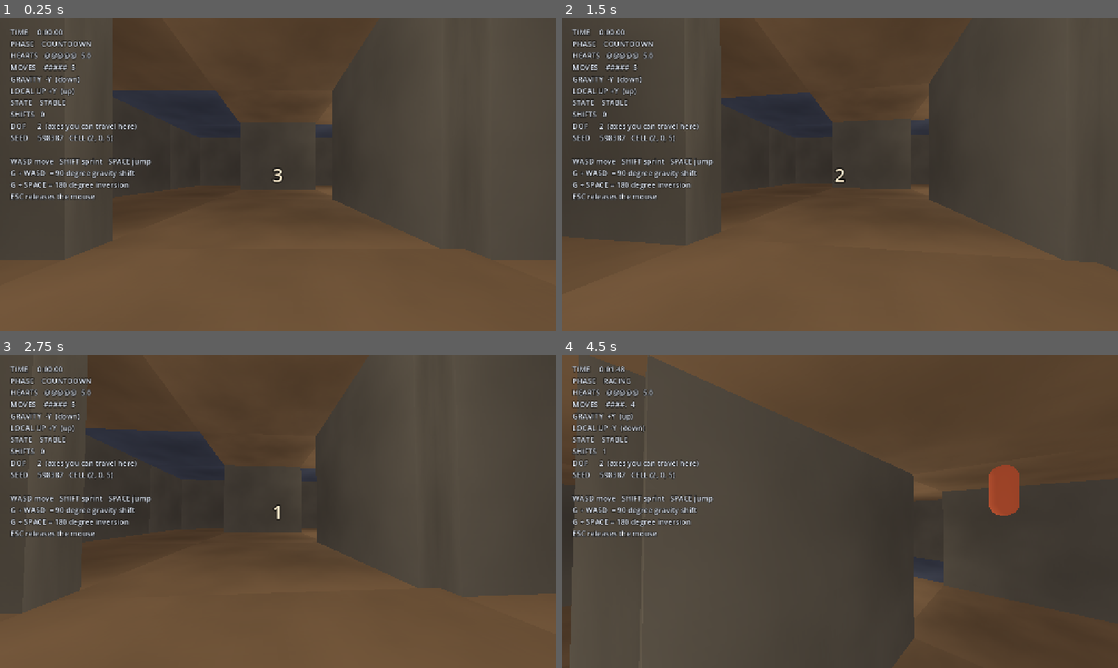
Above: before the commit, frames 1-4 (two rows, left to right).
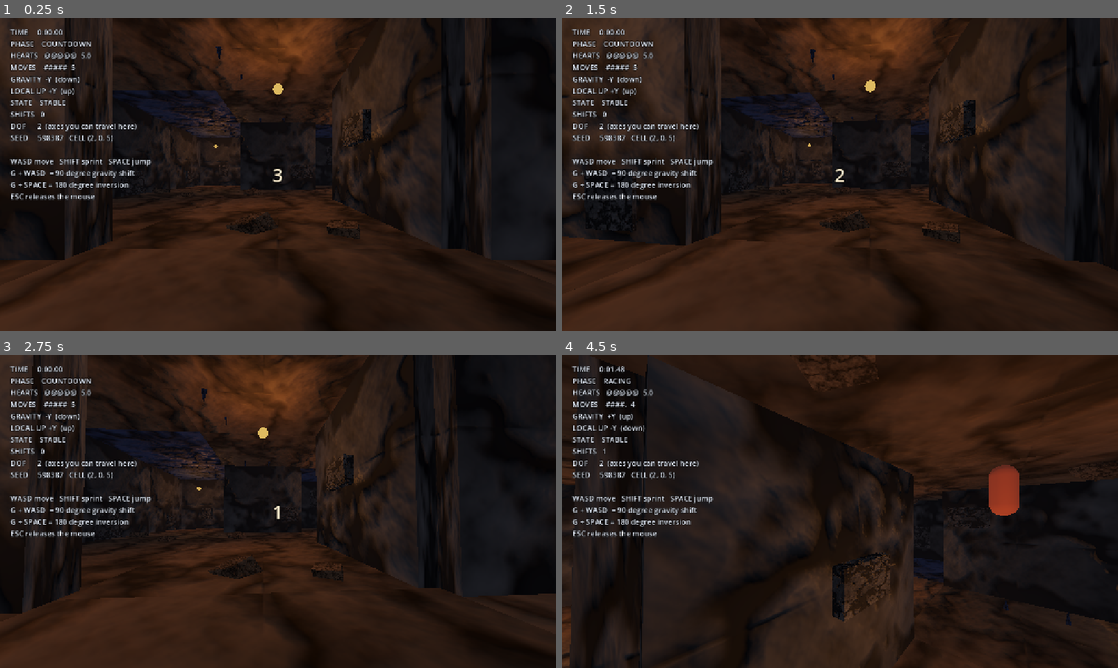
Above: after the commit, the same moments.

Repository: mdraihankabirsifat/Optimus
Game: Godot game, scene res://scenes/game/game_world.tscn
Two runs of this game, one before a commit and one after it. Both use one fixed random seed, a clock stepped at 60 frames per second and the inputs below.
Inputs (mouse positions are in pixels of both pictures, inside the frame that each line leads up to):
- Up to frame 1 (0.25 s): no input
- Up to frame 2 (1.5 s): tap Enter at 0.5 s; move the mouse to (867, 174) at 0.52 s; hold G (gravity_mod) 0.53-1.28 s; hold W (move_forward) from 0.53 s (still down); tap Space (jump) at 0.77, 1.25 s; move the mouse to (812, 174) at 1.27 s; tap Shift (sprint) at 1.35 s
- Up to frame 3 (2.75 s): keep holding W (move_forward); tap Space (jump) at 1.52 s; tap Enter at 2 s; move the mouse to (289, 505) at 2.02 s; hold G (gravity_mod) from 2.03 s (still down)
- Up to frame 4 (4.5 s): keep holding W (move_forward); tap Space (jump) at 2.75, 3.02, 3.77 s; move the mouse to (834, 517) at 2.77 s; release G (gravity_mod) at 2.78 s; tap Shift (sprint) at 2.85, 4.35 s; move the mouse to (878, 514) at 3.52 s; hold G (gravity_mod) 3.53-4.28 s; move the mouse to (795, 508) at 4.27 s

The runs differ from the first frame. In frame 1, 91% of the frame differs, in the area x 0-100%, y 0-100%; in frame 2, 90%; in frame 3, 92%; in frame 4, 92%.

Commit message:
ART-001: textured, lit, detailed stone cave
The cave read as untextured boxes because nothing had a normal map - every slab was
lit perfectly flat no matter what sat behind it. tools/gen_textures.py now
synthesises the whole stone set (albedo, normal, roughness, AO) from noise, so
there is nothing to licence, nothing to credit, and a few hundred KB added to the
web build. Regenerate any time with python3 tools/gen_textures.py.

Geometry batches are now split per surface kind AND per Y level. The GL
Compatibility renderer picks lights per object, so a single MultiMesh spanning
every floor in the cave was being lit by whichever lights sat nearest its centre
rather than the ones beside the surface you were standing on.

Lighting is torch-based throughout the cave and tinted by depth: deep levels burn
warm amber, upper levels run pale and cold. In a game about moving vertically that
gives a racer an instant read on their height without a HUD element, and it stops
fifty stone cells from looking like one continuous corridor.

Added a visual-only detail pass - rubble, stalactites and wall studs scattered
deterministically from the cave's own hash. No collision, so none of it can block a
route or wedge a racer; it exists purely to break the silhouette of a corridor so
the cave looks carved rather than stacked.

Bot colour override is skipped headless, where there is no renderer to own the
material and nobody to show it to.

Test sweep unchanged: 150 + 200 seeds + 29 + 15, all passing.

Co-Authored-By: Claude Opus 5 <noreply@anthropic.com>

Diff:
--- a/scenes/game/game_world.tscn
+++ b/scenes/game/game_world.tscn
@@ -7,13 +7,19 @@
 
 [sub_resource type="Environment" id="Environment_cave"]
 background_mode = 1
-background_color = Color(0.04, 0.035, 0.045, 1)
+background_color = Color(0.035, 0.032, 0.042, 1)
 ambient_light_source = 2
-ambient_light_color = Color(0.62, 0.58, 0.54, 1)
-ambient_light_energy = 1.1
+ambient_light_color = Color(0.42, 0.44, 0.52, 1)
+ambient_light_energy = 0.78
+tonemap_mode = 2
+tonemap_exposure = 1.15
+tonemap_white = 3.0
 fog_enabled = true
-fog_light_color = Color(0.12, 0.1, 0.11, 1)
-fog_density = 0.008
+fog_mode = 0
+fog_light_color = Color(0.1, 0.095, 0.115, 1)
+fog_light_energy = 0.6
+fog_density = 0.016
+fog_sky_affect = 0.0
 
 [node name="GameWorld" type="Node3D"]
 script = ExtResource("1_cave")
--- a/scripts/bots/bot_controller.gd
+++ b/scripts/bots/bot_controller.gd
@@ -37,8 +37,9 @@
 	_planner.personality = personality
 	_planner.frontier_jitter = 3.0
 	think_interval = 0.18 + 0.07 * float(personality % 4)
+	# Headless has no renderer to own the material, and nothing to show it to.
 	var visual := get_parent().get_node_or_null("Visual") as MeshInstance3D
-	if visual != null:
+	if visual != null and DisplayServer.get_name() != "headless":
 		var mat := StandardMaterial3D.new()
 		mat.albedo_color = colour
 		visual.set_surface_override_material(0, mat)
--- a/scripts/cave/cave_builder.gd
+++ b/scripts/cave/cave_builder.gd
@@ -23,9 +23,11 @@
 const COLOUR_WALL := Color(0.46, 0.45, 0.43)
 const COLOUR_FINISH := Color(1.0, 0.68, 0.22)
 
-var _floor_slabs: Array[Transform3D] = []
-var _ceiling_slabs: Array[Transform3D] = []
-var _wall_slabs: Array[Transform3D] = []
+## Slabs bucketed by "kind|level". One MultiMesh per bucket rather than three spanning
+## the whole cave: the GL Compatibility renderer picks lights PER OBJECT, so a single
+## batch covering every floor in the cave gets lit by whichever lights happen to sit
+## nearest its centre instead of the ones next to the surface you are standing on.
+var _buckets: Dictionary = {}
 var _collision: Array = []
 var _seen_boundaries: Dictionary = {}
 
@@ -52,12 +54,16 @@
 	root.name = "Cave"
 	parent.add_child(root)
 
-	root.add_child(_make_batch("FloorBatch", _floor_slabs, COLOUR_FLOOR, 0.18))
-	root.add_child(_make_batch("CeilingBatch", _ceiling_slabs, COLOUR_CEILING, 0.18))
-	root.add_child(_make_batch("WallBatch", _wall_slabs, COLOUR_WALL, 0.14))
+	for key: String in _buckets:
+		var parts := key.split("|")
+		var kind := parts[0]
+		root.add_child(_make_batch(
+			"Batch_%s" % key.replace("|", "_"), _buckets[key],
+			"stone_%s" % kind, _surface_colour(kind), _surface_uv_scale(kind)))
 	root.add_child(_make_collision())
 	root.add_child(_make_finish(graph))
 	_add_lights(graph, root)
+	_add_detail(graph, root)
 
 
 func _collect_slabs(graph: CaveGraph) -> void:
@@ -75,18 +81,19 @@
 				+ Vector3(CaveGraph.DIRS[dir_index]) * (CELL_SIZE * 0.5)
 			var xform := Transform3D(Basis().scaled(size), centre)
 
+			var kind := "wall"
 			match dir_index:
 				CaveGraph.DIR_DOWN:
-					_floor_slabs.append(xform)
+					kind = "floor"
 				CaveGraph.DIR_UP:
 					# Shared horizontal boundary: if a cell sits above it, the slab is that
 					# cell's floor and should read as one.
-					if graph.has_cell(c + CaveGraph.DIRS[CaveGraph.DIR_UP]):
-						_floor_slabs.append(xform)
-					else:
-						_ceiling_slabs.append(xform)
-				_:
-					_wall_slabs.append(xform)
+					kind = "floor" if graph.has_cell(
+						c + CaveGraph.DIRS[CaveGraph.DIR_UP]) else "ceiling"
+			var bucket := "%s|%d" % [kind, c.y]
+			if not _buckets.has(bucket):
+				_buckets[bucket] = [] as Array[Transform3D]
+			_buckets[bucket].append(xform)
 
 			_collision.append([size, centre])
 
@@ -97,6 +104,19 @@
 		return "%d,%d,%d,%d" % [c.x, c.y, c.z, dir_index]
 	var n: Vector3i = c + CaveGraph.DIRS[dir_index]
 	return "%d,%d,%d,%d" % [n.x, n.y, n.z, dir_index - 1]
+
+
+func _surface_colour(kind: String) -> Color:
+	match kind:
+		"floor": return COLOUR_FLOOR
+		"ceiling": return COLOUR_CEILING
+		_: return COLOUR_WALL
+
+
+## Higher numbers tile the texture more often, so detail reads instead of smearing across
+## a whole 8-unit slab.
+func _surface_uv_scale(kind: String) -> float:
+	return 0.42 if kind == "wall" else 0.45
 
 
 func _slab_size(dir_index: int) -> Vector3:
@@ -109,8 +129,8 @@
 			return Vector3(CELL_SIZE, CELL_SIZE, WALL_THICKNESS)
 
 
-func _make_batch(name: String, slabs: Array[Transform3D], colour: Color,
-		noise_scale: float) -> MultiMeshInstance3D:
+func _make_batch(name: String, slabs: Array[Transform3D], texture_set: String,
+		colour: Color, uv_scale: float) -> MultiMeshInstance3D:
 	var mesh := BoxMesh.new()
 	mesh.size = Vector3.ONE
 
@@ -124,39 +144,56 @@
 	var node := MultiMeshInstance3D.new()
 	node.name = name
 	node.multimesh = mm
-	node.material_override = _stone_material(colour, noise_scale)
+	node.material_override = _stone_material(texture_set, colour, uv_scale)
 	return node
 
 
-## Procedural stone. Generated from noise at load time rather than shipped as a texture --
-## no files to license or credit, and nothing added to the web build's download size.
-func _stone_material(colour: Color, uv_scale: float) -> StandardMaterial3D:
-	var noise := FastNoiseLite.new()
-	noise.noise_type = FastNoiseLite.TYPE_SIMPLEX_SMOOTH
-	noise.frequency = 0.02
-	noise.fractal_octaves = 5
-
-	# Raw noise runs the full 0-1 range, which multiplies the albedo down to black in the
-	# troughs and reads as camouflage rather than rock. Compressing it to 0.74-1.0 leaves a
-	# mottle that suggests surface detail without fighting the colour coding.
-	var ramp := Gradient.new()
-	ramp.set_color(0, Color(0.74, 0.74, 0.74))
-	ramp.set_color(1, Color(1.0, 1.0, 1.0))
-
-	var tex := NoiseTexture2D.new()
-	tex.noise = noise
-	tex.color_ramp = ramp
-	tex.width = 256
-	tex.height = 256
-	tex.seamless = true
-
+## Stone built from the generated texture set in assets/textures.
+##
+## The normal map is the part that matters. Without it every slab in the cave is lit dead
+## flat regardless of how much geometry sits behind it, which is what made the first pass
+## read as untextured boxes. Regenerate the maps with tools/gen_textures.py.
+##
+## Triplanar because the slabs are unit cubes scaled to size by the MultiMesh, so their
+## UVs are stretched by wildly different amounts and a flat UV map would smear.
+func _stone_material(texture_set: String, colour: Color, uv_scale: float) -> StandardMaterial3D:
 	var mat := StandardMaterial3D.new()
 	mat.albedo_color = colour
-	mat.albedo_texture = tex
+	mat.albedo_texture = _load_texture(texture_set, "albedo")
+
+	var normal := _load_texture(texture_set, "normal")
+	if normal != null:
+		mat.normal_enabled = true
+		mat.normal_texture = normal
+		mat.normal_scale = 2.2
+
+	var rough := _load_texture(texture_set, "rough")
+	if rough != null:
+		mat.roughness_texture = rough
+		mat.roughness_texture_channel = BaseMaterial3D.TEXTURE_CHANNEL_GRAYSCALE
+
+	var ao := _load_texture(texture_set, "ao")
+	if ao != null:
+		mat.ao_enabled = true
+		mat.ao_texture = ao
+		mat.ao_texture_channel = BaseMaterial3D.TEXTURE_CHANNEL_GRAYSCALE
+		# Cavity shading should darken the creases without flattening the lighting.
+		mat.ao_light_affect = 0.35
+
+	mat.roughness = 0.92
+	mat.metallic = 0.0
 	mat.uv1_scale = Vector3(uv_scale, uv_scale, uv_scale)
 	mat.uv1_triplanar = true
-	mat.roughness = 0.95
 	return mat
+
+
+## Missing textures are survivable -- the cave still builds, just untextured -- so a
+## teammate who has not run the generator yet is not blocked.
+func _load_texture(texture_set: String, map: String) -> Texture2D:
+	var path := "res://assets/textures/%s_%s.png" % [texture_set, map]
+	if not ResourceLoader.exists(path):
+		return null
+	return load(path) as Texture2D
 
 
 func _make_collision() -> StaticBody3D:
@@ -216,18 +253,159 @@
 	return area
 
 
-## Sparse lighting along the guaranteed route. GL Compatibility limits how many lights can
-## affect one object, so this stays deliberately thin and leans on ambient instead.
+## Torch lighting through the whole cave, tinted by depth.
+##
+## Each Y level gets its own light colour: deep levels burn warm amber, upper levels run
+## pale and cold. In a game about moving vertically that gives a racer an instant read on
+## how high they are without a single HUD element, and it stops 50-odd stone cells from
+## looking like one continuous corridor.
+const LEVEL_LIGHT: Array[Color] = [
+	Color(1.00, 0.68, 0.36),
+	Color(1.00, 0.84, 0.60),
+	Color(0.82, 0.90, 1.00),
+	Color(0.70, 0.88, 1.05),
+]
+
+
 func _add_lights(graph: CaveGraph, root: Node3D) -> void:
 	var holder := Node3D.new()
-	holder.name = "Lights"
+	holder.name = "Torches"
 	root.add_child(holder)
 
-	var step: int = maxi(1, graph.spine.size() / 6)
-	for i in range(0, graph.spine.size(), step):
+	var flame := StandardMaterial3D.new()
+	flame.albedo_color = Color(1.0, 0.72, 0.34)
+	flame.emission_enabled = true
+	flame.emission = Color(1.0, 0.66, 0.28)
+	flame.emission_energy_multiplier = 3.0
+	flame.shading_mode = BaseMaterial3D.SHADING_MODE_UNSHADED
+
+	var cells: Array = graph.cells.keys()
+	cells.sort_custom(func(a: Vector3i, b: Vector3i) -> bool:
+		if a.y != b.y: return a.y < b.y
+		if a.x != b.x: return a.x < b.x
+		return a.z < b.z)
+
+	var placed := 0
+	for cell: Vector3i in cells:
+		# Deterministic scatter, denser at junctions where players stop to decide.
+		var junction := graph.degrees_of_freedom(cell) >= 3
+		var step: int = 2 if junction else 3
+		if (cell.x + cell.y * 2 + cell.z) % step != 0:
+			continue
+
+		var tint: Color = LEVEL_LIGHT[clampi(cell.y, 0, LEVEL_LIGHT.size() - 1)]
+		var base := cell_to_world(cell) + Vector3(0.0, CELL_SIZE * 0.22, 0.0)
+
 		var light := OmniLight3D.new()
-		light.position = cell_to_world(graph.spine[i]) + Vector3(0.0, 1.5, 0.0)
-		light.light_energy = 2.4
-		light.omni_range = CELL_SIZE * 1.8
-		light.light_color = Color(1.0, 0.92, 0.78)
+		light.position = base
+		light.light_color = tint
+		light.light_energy = 4.4 if junction else 3.3
+		light.omni_range = CELL_SIZE * 1.7
+		light.omni_attenuation = 1.4
+		# Shadows only at junctions: they are the expensive part and the places worth
+		# spending it, since that is where geometry overlaps and depth needs reading.
+		light.shadow_enabled = junction and placed % 3 == 0
 		holder.add_child(light)
+
+		var bulb := MeshInstance3D.new()
+		var m := SphereMesh.new()
+		m.radius = 0.22
+		m.height = 0.44
+		bulb.mesh = m
+		bulb.material_override = flame
+		bulb.position = base
+		holder.add_child(bulb)
+		placed += 1
+
+
+## Rubble, stalactites and wall studs scattered deterministically from the cave's own hash.
+##
+## Every surface in this cave is an axis-aligned slab, which reads as a stack of boxes no
+## matter how good the material is. These pieces are purely visual -- no collision, so they
+## can never block a route or wedge a racer -- and they exist to break the silhouette of a
+## corridor so it looks carved rather than built.
+func _add_detail(graph: CaveGraph, root: Node3D) -> void:
+	var rng := RandomNumberGenerator.new()
+	rng.seed = graph.graph_hash()
+
+	var rubble: Array[Transform3D] = []
+	var spikes: Array[Transform3D] = []
+	var studs: Array[Transform3D] = []
+	var half := CELL_SIZE * 0.5
+
+	for c: Vector3i in graph.cells:
+		var centre := cell_to_world(c)
+
+		if not graph.is_linked(c, CaveGraph.DIR_DOWN):
+			for i in rng.randi_range(1, 4):
+				var p := centre + Vector3(
+					rng.randf_range(-half + 1.0, half - 1.0), -half + 0.5,
+					rng.randf_range(-half + 1.0, half - 1.0))
+				rubble.append(_scatter(p, rng, rng.randf_range(0.35, 1.15)))
+
+		if not graph.is_linked(c, CaveGraph.DIR_UP):
+			for i in rng.randi_range(0, 3):
+				var p := centre + Vector3(
+					rng.randf_range(-half + 1.2, half - 1.2), half - 0.4,
+					rng.randf_range(-half + 1.2, half - 1.2))
+				var len := rng.randf_range(0.7, 2.1)
+				spikes.append(Transform3D(
+					Basis().scaled(Vector3(rng.randf_range(0.3, 0.6), len,
+						rng.randf_range(0.3, 0.6))), p))
+
+		# Shallow slabs pressed into the walls, so a flat face catches light unevenly.
+		for dir_index: int in CaveGraph.FLAT_DIRS:
+			if graph.is_linked(c, dir_index):
+				continue
+			if rng.randf() > 0.55:
+				continue
+			var normal := Vector3(CaveGraph.DIRS[dir_index])
+			var along := Vector3(normal.z, 0.0, normal.x)
+			var p := centre + normal * (half - 0.25) \
+				+ along * rng.randf_range(-half + 1.5, half - 1.5) \
+				+ Vector3(0.0, rng.randf_range(-half + 1.0, half - 1.0), 0.0)
+			var thickness := normal.abs() * 0.5 + Vector3.ONE - normal.abs()
+			studs.append(Transform3D(Basis().scaled(
+				thickness * Vector3(rng.randf_range(1.2, 2.8), rng.randf_range(1.0, 2.6),
+					rng.randf_range(1.2, 2.8))), p))
+
+	var detail := Node3D.new()
+	detail.name = "Detail"
+	root.add_child(detail)
+	detail.add_child(_detail_batch("Rubble", BoxMesh.new(), rubble, "stone_floor", COLOUR_FLOOR))
+	detail.add_child(_detail_batch("Stalactites", _spike_mesh(), spikes, "stone_ceiling", COLOUR_CEILING))
+	detail.add_child(_detail_batch("WallStuds", BoxMesh.new(), studs, "stone_wall", COLOUR_WALL))
+
+
+## A chunk at a random orientation, so no two pieces read as the same box.
+func _scatter(pos: Vector3, rng: RandomNumberGenerator, size: float) -> Transform3D:
+	var basis := Basis(Vector3.UP, rng.randf_range(0.0, TAU)) \
+		* Basis(Vector3.RIGHT, rng.randf_range(-0.5, 0.5)) \
+		* Basis(Vector3.BACK, rng.randf_range(-0.5, 0.5))
+	return Transform3D(basis.scaled(Vector3(size,
+		size * rng.randf_range(0.5, 1.0), size * rng.randf_range(0.7, 1.3))), pos)
+
+
+func _spike_mesh() -> Mesh:
+	var cone := CylinderMesh.new()
+	cone.top_radius = 0.5
+	cone.bottom_radius = 0.0
+	cone.height = 1.0
+	cone.radial_segments = 6
+	cone.rings = 0
+	return cone
+
+
+func _detail_batch(name: String, mesh: Mesh, items: Array[Transform3D],
+		texture_set: String, colour: Color) -> MultiMeshInstance3D:
+	var mm := MultiMesh.new()
+	mm.transform_format = MultiMesh.TRANSFORM_3D
+	mm.mesh = mesh
+	mm.instance_count = items.size()
+	for i in items.size():
+		mm.set_instance_transform(i, items[i])
+	var node := MultiMeshInstance3D.new()
+	node.name = name
+	node.multimesh = mm
+	node.material_override = _stone_material(texture_set, colour, 0.9)
+	return node
Binary file added: assets/textures/stone_ceiling_albedo.png
Not shown, added: assets/textures/stone_ceiling_albedo.png.import
Binary file added: assets/textures/stone_ceiling_ao.png
Not shown, added: assets/textures/stone_ceiling_ao.png.import
Binary file added: assets/textures/stone_ceiling_normal.png
Not shown, added: assets/textures/stone_ceiling_normal.png.import
Binary file added: assets/textures/stone_ceiling_rough.png
Not shown, added: assets/textures/stone_ceiling_rough.png.import
Binary file added: assets/textures/stone_floor_albedo.png
Not shown, added: assets/textures/stone_floor_albedo.png.import
Binary file added: assets/textures/stone_floor_ao.png
Not shown, added: assets/textures/stone_floor_ao.png.import
(and 13 more such lines)
